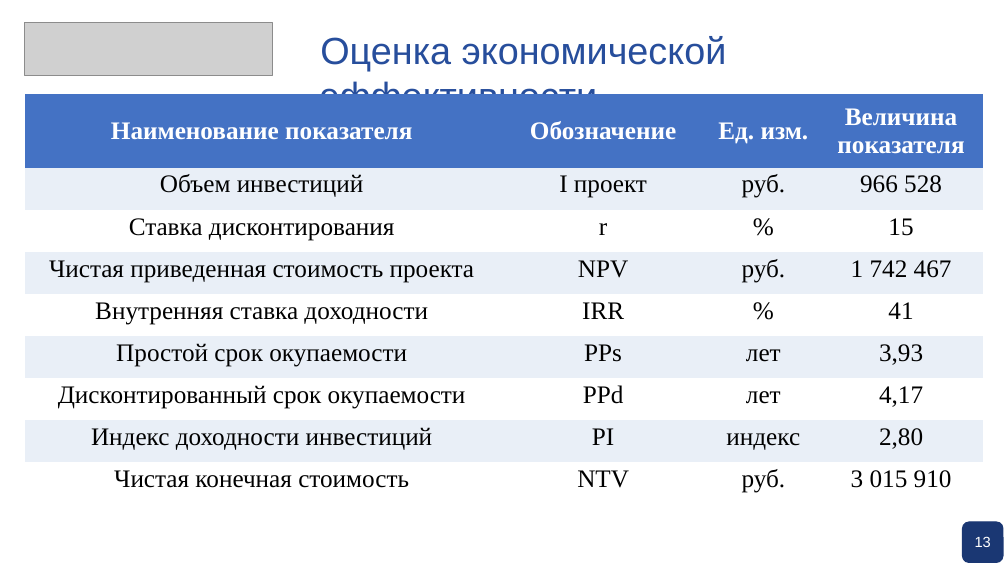
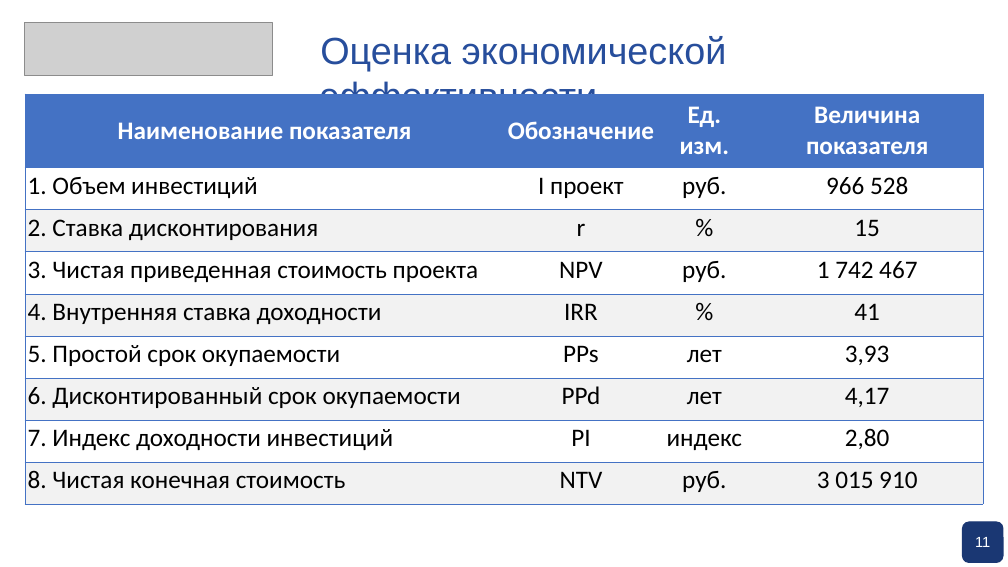
Before and after one commit to pagamov/pagamov_bot, a slide deck: slide 13 of docs/Презентация Гамов.pptx. Drawn at 1008x567 pixels with LibreOffice and Linux fonts; fonts in the diff are those of the drawing; grey boxes stand for pictures; background and template pictures are left out. Boxes give left, top, right and bottom in pixels: in the first picture for what was removed or moved away, otherwise in the second. Text is boxed around its words. In the diff, an @@ line names an element or a change of style, - is before the commit and + after.

```diff
--- a/docs/Презентация Гамов.pptx
+++ b/docs/Презентация Гамов.pptx
@@ table at (25,94,984,504) @@
-row 2, column 1: Объем инвестиций
+row 2, column 1: 1. Объем инвестиций
-row 3, column 1: Ставка дисконтирования
+row 3, column 1: 2. Ставка дисконтирования
-row 4, column 1: Чистая приведенная стоимость проекта
+row 4, column 1: 3. Чистая приведенная стоимость проекта
-row 5, column 1: Внутренняя ставка доходности
+row 5, column 1: 4. Внутренняя ставка доходности
-row 6, column 1: Простой срок окупаемости
+row 6, column 1: 5. Простой срок окупаемости
-row 7, column 1: Дисконтированный срок окупаемости
+row 7, column 1: 6. Дисконтированный срок окупаемости
-row 8, column 1: Индекс доходности инвестиций
+row 8, column 1: 7. Индекс доходности инвестиций
-row 9, column 1: Чистая конечная стоимость
+row 9, column 1: 8. Чистая конечная стоимость
@@ fill #4472C4 to none in row 1 @@
@@ fill #EAEFF7 to none in 16 cells @@
@@ fill #FFFFFF to #F2F2F2 in 16 cells @@
@@ font Times New Roman to Calibri in "Наименование показателя", "Обозначение", "Ед. изм.", "Величина показателя" and 24 more places @@
@@ borders changed @@
@@ text at (975,537,990,547): text changed @@
-13
+11
```
Also in this commit, not shown: 12 other slides changed, 4 slides removed, 1 other file.
